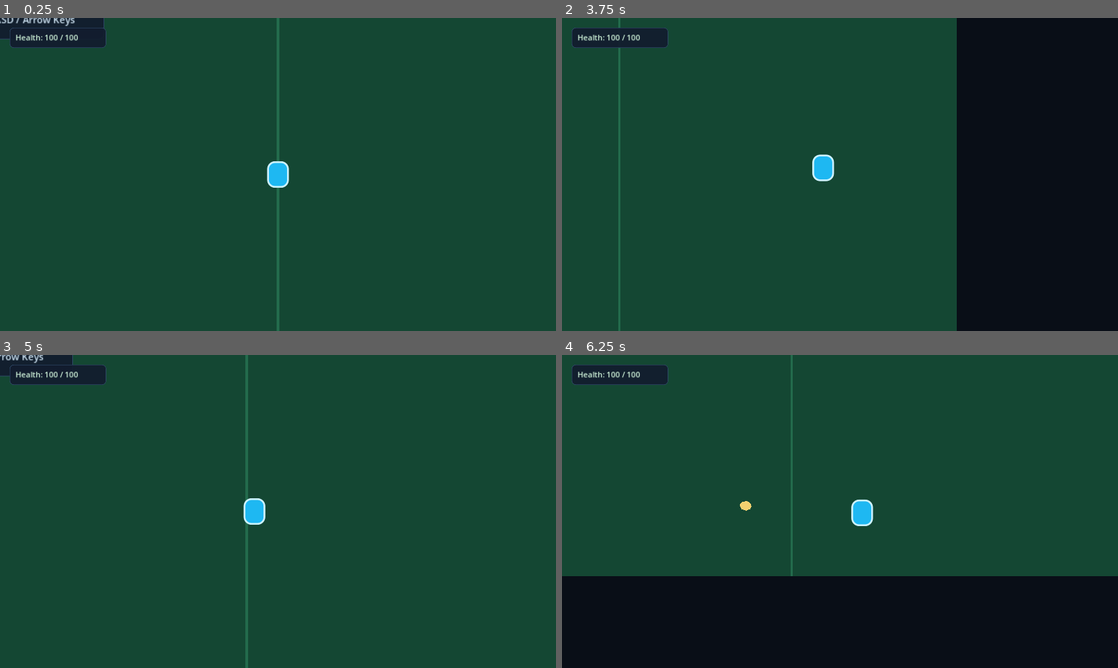
Above: before the commit, frames 1-4 (two rows, left to right).
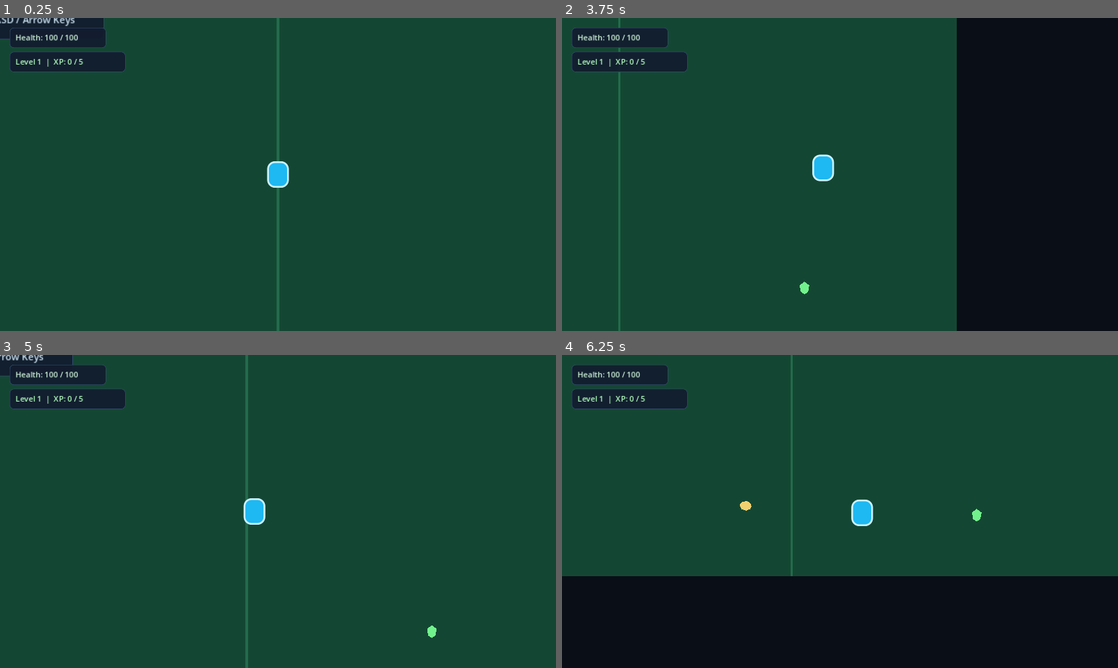
Above: after the commit, the same moments.

Repository: bulmaspanties/Football-Survivation
Game: Godot game, scene res://scenes/Main.tscn
Two runs of this game, one before a commit and one after it. Both use one fixed random seed, a clock stepped at 60 frames per second and the inputs below.
Inputs:
- Up to frame 1 (0.25 s): no input
- Up to frame 2 (3.75 s): tap Enter at 0.5 s; hold D (move_right) 0.53-1.28 s; hold S (move_down) 1.28-2.03 s; hold D (move_right) 2.03-2.78 s; hold W (move_up) 2.78-3.53 s; hold A (move_left) from 3.53 s (still down)
- Up to frame 3 (5 s): keep holding A (move_left)
- Up to frame 4 (6.25 s): release A (move_left) at 5.03 s; hold S (move_down) 5.03-5.78 s; hold D (move_right) from 5.78 s (still down)

The runs differ from the first frame. In frame 1, 1.3% of the frame differs, in the area x 1-23%, y 10-18%; in frame 2, 1.4%, in the area x 1-45%, y 10-89%; in frame 3, 1.4%; in frame 4, 1.4%.

Commit message:
Add XP progression and upgrades
Co-authored-by: Copilot App <223556219+Copilot@users.noreply.github.com>

Diff:
--- a/scenes/Enemy.tscn
+++ b/scenes/Enemy.tscn
@@ -1,6 +1,7 @@
-[gd_scene load_steps=4 format=3]
+[gd_scene load_steps=5 format=3]
 
 [ext_resource type="Script" path="res://scripts/enemy.gd" id="1_enemy"]
+[ext_resource type="PackedScene" path="res://scenes/ExperiencePickup.tscn" id="2_experience"]
 
 [sub_resource type="CircleShape2D" id="CircleShape2D_enemy"]
 radius = 16.0
@@ -21,6 +22,7 @@
 collision_layer = 2
 collision_mask = 1
 script = ExtResource("1_enemy")
+experience_scene = ExtResource("2_experience")
 
 [node name="CollisionShape2D" type="CollisionShape2D" parent="."]
 shape = SubResource("CircleShape2D_enemy")
--- /dev/null
+++ b/scenes/ExperiencePickup.tscn
@@ -0,0 +1,20 @@
+[gd_scene load_steps=3 format=3]
+
+[ext_resource type="Script" path="res://scripts/experience_pickup.gd" id="1_experience"]
+
+[sub_resource type="CircleShape2D" id="CircleShape2D_experience"]
+radius = 12.0
+
+[node name="ExperiencePickup" type="Area2D"]
+collision_layer = 8
+collision_mask = 1
+monitoring = true
+monitorable = false
+script = ExtResource("1_experience")
+
+[node name="CollisionShape2D" type="CollisionShape2D" parent="."]
+shape = SubResource("CircleShape2D_experience")
+
+[node name="Visual" type="Polygon2D" parent="."]
+polygon = PackedVector2Array(0, -10, 8, -4, 6, 7, 0, 11, -6, 7, -8, -4)
+color = Color(0.45, 0.95, 0.55, 1)
--- a/scenes/Main.tscn
+++ b/scenes/Main.tscn
@@ -35,6 +35,18 @@
 corner_radius_bottom_right = 10
 corner_radius_bottom_left = 10
 
+[sub_resource type="StyleBoxFlat" id="StyleBoxFlat_upgrade"]
+bg_color = Color(0.05, 0.1, 0.16, 0.98)
+border_width_left = 2
+border_width_top = 2
+border_width_right = 2
+border_width_bottom = 2
+border_color = Color(0.35, 0.8, 0.95, 1)
+corner_radius_top_left = 10
+corner_radius_top_right = 10
+corner_radius_bottom_right = 10
+corner_radius_bottom_left = 10
+
 [node name="Main" type="Node2D"]
 script = ExtResource("4_main")
 
@@ -114,6 +126,64 @@
 theme_override_colors/font_color = Color(0.82, 0.96, 0.86, 1)
 text = "Health: 100 / 100"
 vertical_alignment = 1
+
+[node name="ExperiencePanel" type="Panel" parent="HUD"]
+offset_left = 20.0
+offset_top = 70.0
+offset_right = 260.0
+offset_bottom = 112.0
+mouse_filter = 2
+theme_override_styles/panel = SubResource("StyleBoxFlat_info")
+
+[node name="ExperienceLabel" type="Label" parent="HUD/ExperiencePanel"]
+offset_left = 12.0
+offset_top = 8.0
+offset_right = 228.0
+offset_bottom = 34.0
+theme_override_colors/font_color = Color(0.7, 1, 0.75, 1)
+text = "Level 1  |  XP: 0 / 5"
+vertical_alignment = 1
+
+[node name="UpgradePanel" type="Panel" parent="HUD"]
+visible = false
+process_mode = 3
+offset_left = 326.0
+offset_top = 170.0
+offset_right = 826.0
+offset_bottom = 478.0
+mouse_filter = 1
+theme_override_styles/panel = SubResource("StyleBoxFlat_upgrade")
+
+[node name="UpgradeTitle" type="Label" parent="HUD/UpgradePanel"]
+offset_left = 24.0
+offset_top = 20.0
+offset_right = 476.0
+offset_bottom = 56.0
+theme_override_colors/font_color = Color(0.82, 0.95, 1, 1)
+text = "Level up - Choose an upgrade"
+horizontal_alignment = 1
+vertical_alignment = 1
+
+[node name="UpgradeButton1" type="Button" parent="HUD/UpgradePanel"]
+offset_left = 34.0
+offset_top = 78.0
+offset_right = 466.0
+offset_bottom = 128.0
+process_mode = 3
+
+[node name="UpgradeButton2" type="Button" parent="HUD/UpgradePanel"]
+offset_left = 34.0
+offset_top = 140.0
+offset_right = 466.0
+offset_bottom = 190.0
+process_mode = 3
+
+[node name="UpgradeButton3" type="Button" parent="HUD/UpgradePanel"]
+offset_left = 34.0
+offset_top = 202.0
+offset_right = 466.0
+offset_bottom = 252.0
+process_mode = 3
 
 [node name="GameOverPanel" type="Panel" parent="HUD"]
 visible = false
--- a/scenes/Player.tscn
+++ b/scenes/Player.tscn
@@ -22,7 +22,7 @@
 
 [node name="Player" type="CharacterBody2D"]
 collision_layer = 1
-collision_mask = 3
+collision_mask = 11
 script = ExtResource("1_player")
 
 [node name="CollisionShape2D" type="CollisionShape2D" parent="."]
--- a/scripts/auto_weapon.gd
+++ b/scripts/auto_weapon.gd
@@ -4,6 +4,8 @@
 @export var projectile_scene: PackedScene
 @export var fire_interval := 0.8
 @export var target_range := 520.0
+@export var projectile_damage := 20.0
+@export var projectile_speed := 520.0
 
 var _fire_timer := 0.0
 var _player: Player
@@ -44,4 +46,15 @@
 		return
 	get_tree().current_scene.add_child(football)
 	football.global_position = _player.global_position
+	football.damage = projectile_damage
+	football.speed = projectile_speed
 	football.launch(_player.global_position.direction_to(target.global_position))
+
+func upgrade_damage(amount: float) -> void:
+	projectile_damage += amount
+
+func upgrade_attack_speed(cooldown_reduction: float) -> void:
+	fire_interval = maxf(fire_interval - cooldown_reduction, 0.2)
+
+func upgrade_projectile_speed(amount: float) -> void:
+	projectile_speed += amount
--- a/scripts/enemy.gd
+++ b/scripts/enemy.gd
@@ -6,6 +6,8 @@
 @export var contact_damage := 10.0
 @export var contact_range := 34.0
 @export var contact_cooldown := 0.8
+@export var experience_reward := 2
+@export var experience_scene: PackedScene
 
 var health := max_health
 var _contact_cooldown_remaining := 0.0
@@ -31,8 +33,19 @@
 			_contact_cooldown_remaining = contact_cooldown
 
 func take_damage(amount: float) -> void:
-	if amount <= 0.0:
+	if amount <= 0.0 or health <= 0.0:
 		return
 	health = maxf(health - amount, 0.0)
 	if health <= 0.0:
+		_drop_experience()
 		queue_free()
+
+func _drop_experience() -> void:
+	if experience_scene == null or get_parent() == null:
+		return
+	var pickup := experience_scene.instantiate() as ExperiencePickup
+	if pickup == null:
+		return
+	pickup.amount = experience_reward
+	pickup.global_position = global_position
+	get_parent().add_child(pickup)
--- /dev/null
+++ b/scripts/experience_pickup.gd
@@ -0,0 +1,13 @@
+class_name ExperiencePickup
+extends Area2D
+
+@export var amount := 2
+@export var pickup_radius := 26.0
+
+func _ready() -> void:
+	body_entered.connect(_on_body_entered)
+
+func _on_body_entered(body: Node2D) -> void:
+	if body is Player:
+		body.collect_experience(amount)
+		queue_free()
--- a/scripts/main.gd
+++ b/scripts/main.gd
@@ -2,15 +2,58 @@
 
 @onready var player: Player = $Player
 @onready var health_label: Label = $HUD/HealthPanel/HealthLabel
+@onready var experience_label: Label = $HUD/ExperiencePanel/ExperienceLabel
+@onready var upgrade_panel: Panel = $HUD/UpgradePanel
+@onready var upgrade_title: Label = $HUD/UpgradePanel/UpgradeTitle
+@onready var upgrade_buttons: Array[Button] = [
+	$HUD/UpgradePanel/UpgradeButton1,
+	$HUD/UpgradePanel/UpgradeButton2,
+	$HUD/UpgradePanel/UpgradeButton3,
+]
 @onready var game_over_panel: Panel = $HUD/GameOverPanel
+
+const UPGRADE_OPTIONS := [
+	{"id": "football_damage", "label": "Powerful kicks (+8 football damage)"},
+	{"id": "attack_cooldown", "label": "Quick feet (fire 0.12s faster)"},
+	{"id": "projectile_speed", "label": "Long pass (+80 football speed)"},
+	{"id": "max_health", "label": "Tougher player (+20 max health)"},
+	{"id": "movement_speed", "label": "Sprint training (+30 movement speed)"},
+]
 
 func _ready() -> void:
 	player.health_changed.connect(_on_player_health_changed)
+	player.experience_changed.connect(_on_player_experience_changed)
+	player.level_up.connect(_on_player_level_up)
 	player.died.connect(_on_player_died)
+	for index in upgrade_buttons.size():
+		upgrade_buttons[index].pressed.connect(_on_upgrade_selected.bind(index))
 
 func _on_player_health_changed(current_health: float, maximum_health: float) -> void:
 	health_label.text = "Health: %d / %d" % [current_health, maximum_health]
 
+func _on_player_experience_changed(current_experience: int, experience_to_next_level: int, current_level: int) -> void:
+	experience_label.text = "Level %d  |  XP: %d / %d" % [current_level, current_experience, experience_to_next_level]
+
+func _on_player_level_up(new_level: int) -> void:
+	upgrade_title.text = "Level %d - Choose an upgrade" % new_level
+	var start_index := (new_level - 1) % UPGRADE_OPTIONS.size()
+	for index in upgrade_buttons.size():
+		var option: Dictionary = UPGRADE_OPTIONS[(start_index + index) % UPGRADE_OPTIONS.size()]
+		upgrade_buttons[index].text = option["label"]
+		upgrade_buttons[index].set_meta("upgrade_id", option["id"])
+	upgrade_panel.visible = true
+	get_tree().paused = true
+
+func _on_upgrade_selected(button_index: int) -> void:
+	var upgrade_id: String = upgrade_buttons[button_index].get_meta("upgrade_id", "")
+	if upgrade_id.is_empty():
+		return
+	player.apply_upgrade(upgrade_id)
+	upgrade_panel.visible = false
+	get_tree().paused = false
+
 func _on_player_died() -> void:
 	$EnemySpawner.set_process(false)
+	upgrade_panel.visible = false
+	get_tree().paused = false
 	game_over_panel.visible = true
--- a/scripts/player.gd
+++ b/scripts/player.gd
@@ -6,15 +6,21 @@
 @export var damage_cooldown := 0.45
 
 signal health_changed(current_health: float, maximum_health: float)
+signal experience_changed(current_experience: int, experience_to_next_level: int, level: int)
+signal level_up(level: int)
 signal died
 
 var health := max_health
+var experience := 0
+var level := 1
+var experience_to_next_level := 5
 var _damage_cooldown_remaining := 0.0
 
 func _ready() -> void:
 	add_to_group("player")
 	health = max_health
 	health_changed.emit(health, max_health)
+	experience_changed.emit(experience, experience_to_next_level, level)
 
 func _physics_process(delta: float) -> void:
 	_damage_cooldown_remaining = maxf(_damage_cooldown_remaining - delta, 0.0)
@@ -32,3 +38,30 @@
 		velocity = Vector2.ZERO
 		set_physics_process(false)
 		died.emit()
+
+func collect_experience(amount: int) -> void:
+	if amount <= 0 or health <= 0.0:
+		return
+	experience += amount
+	while experience >= experience_to_next_level:
+		experience -= experience_to_next_level
+		level += 1
+		experience_to_next_level = 5 + level * 2
+		level_up.emit(level)
+	experience_changed.emit(experience, experience_to_next_level, level)
+
+func apply_upgrade(upgrade_id: String) -> void:
+	var weapon := $AutoWeapon as AutoWeapon
+	match upgrade_id:
+		"football_damage":
+			weapon.upgrade_damage(8.0)
+		"attack_cooldown":
+			weapon.upgrade_attack_speed(0.12)
+		"projectile_speed":
+			weapon.upgrade_projectile_speed(80.0)
+		"max_health":
+			max_health += 20.0
+			health = minf(health + 20.0, max_health)
+			health_changed.emit(health, max_health)
+		"movement_speed":
+			speed += 30.0
Not shown: 1 places in scenes/Main.tscn that only renumber resources
Not shown, changed: README.md
